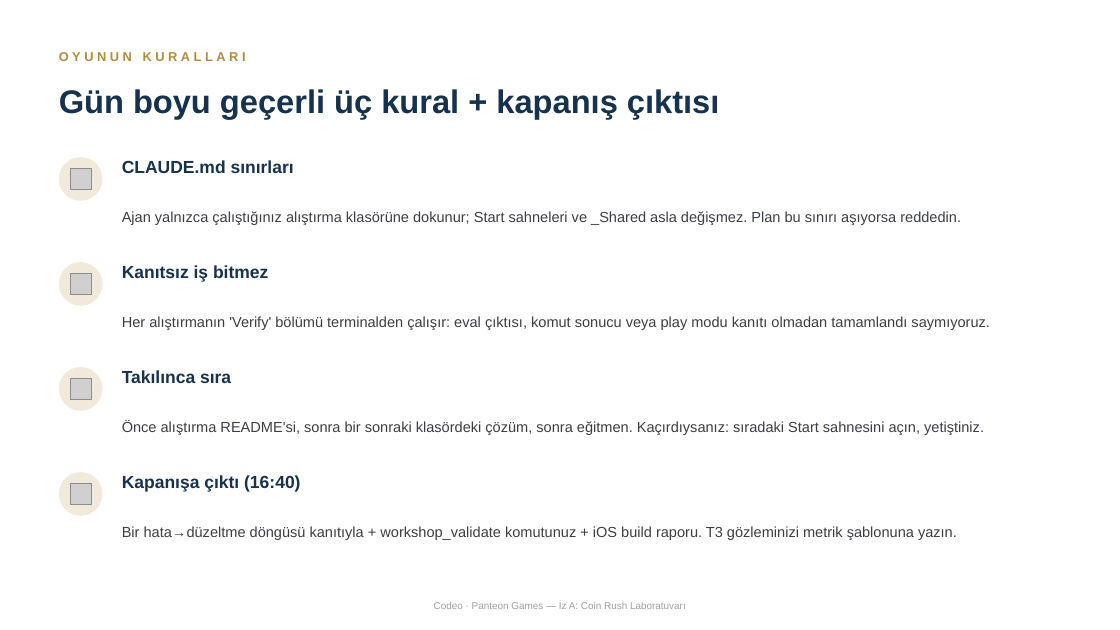
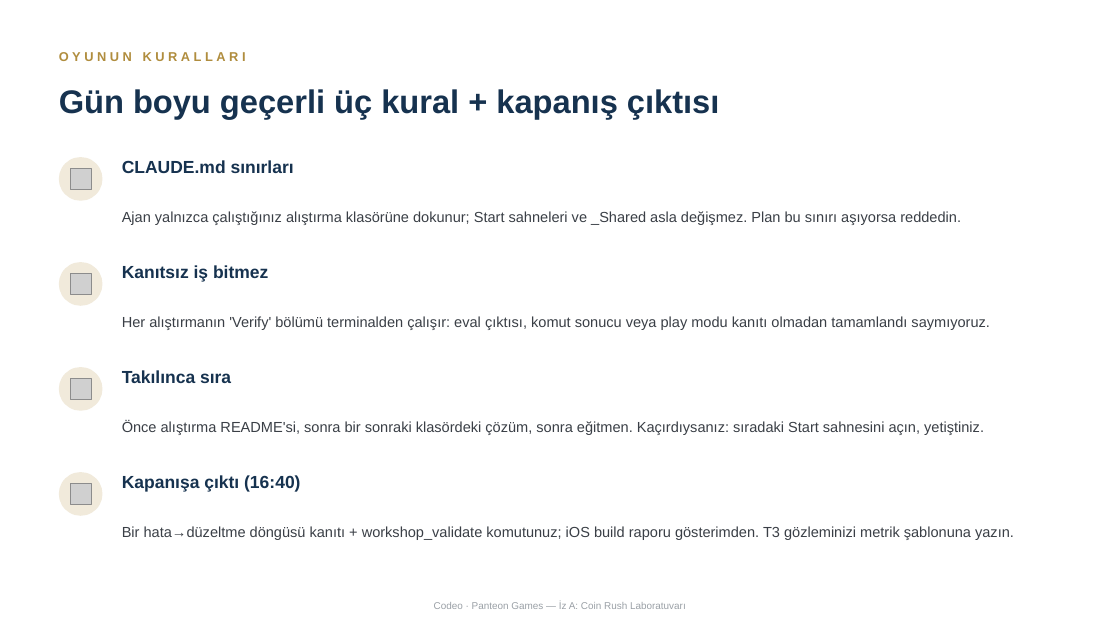
Before and after one commit to thickiran/panteon-workshop-materials, a slide deck: slide 10 of atolye_icerik/sunumlar/04_iz_a_unity_cli_lab.pptx. Drawn at 1120x630 pixels with LibreOffice and Linux fonts; fonts in the diff are those of the drawing; grey boxes stand for pictures. Boxes give left, top, right and bottom in pixels: in the first picture for what was removed or moved away, otherwise in the second. Text is boxed around its words. In the diff, an @@ line names an element or a change of style, - is before the commit and + after.

```diff
--- a/atolye_icerik/sunumlar/04_iz_a_unity_cli_lab.pptx
+++ b/atolye_icerik/sunumlar/04_iz_a_unity_cli_lab.pptx
@@ text at (122, 526, 1014, 540): text changed @@
-Bir hata→düzeltme döngüsü kanıtıyla + workshop_validate komutunuz + iOS build raporu. T3 gözleminizi metrik şablonuna yazın.
+Bir hata→düzeltme döngüsü kanıtı + workshop_validate komutunuz; iOS build raporu gösterimden. T3 gözleminizi metrik şablonuna yazın.
```
Also in this commit, not shown: 8 other slides changed, 13 other files.
